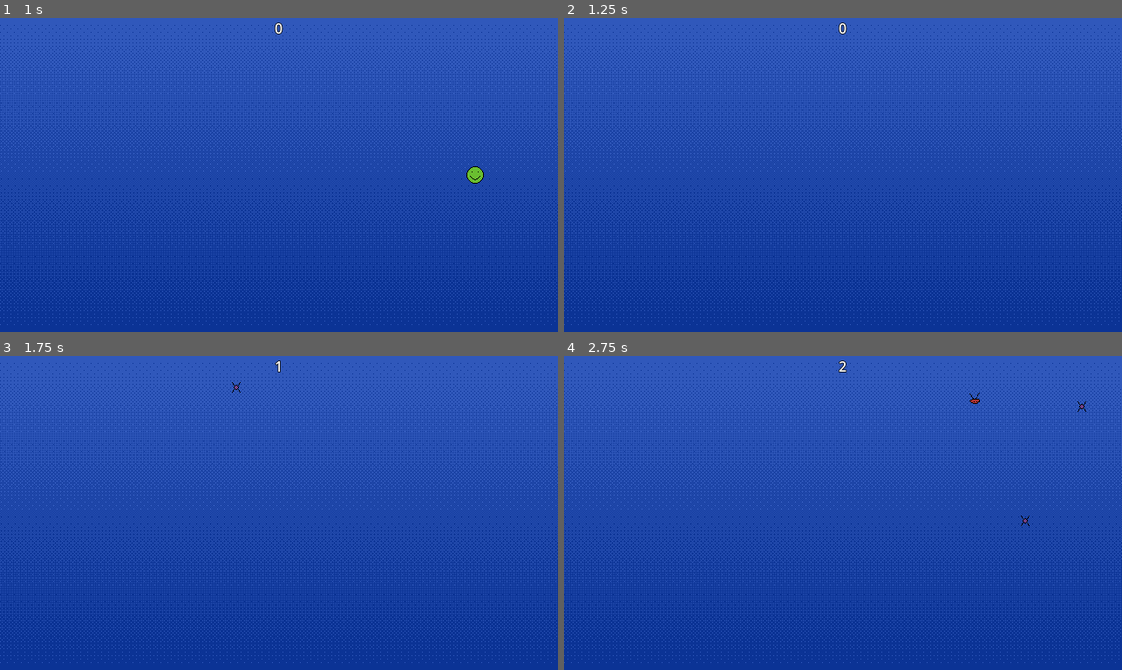
Above: before the commit, frames 1-4 (two rows, left to right).
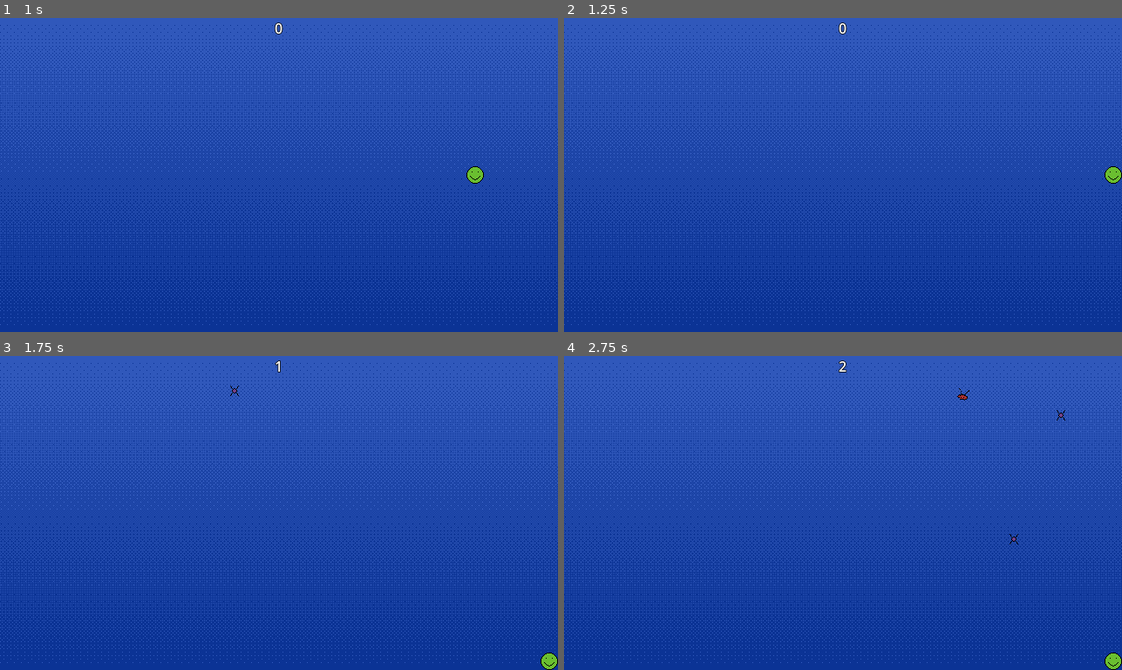
Above: after the commit, the same moments.

Repository: pres2300/ludum_dare_56
Game: Godot game, scene res://main.tscn
The game is run twice, just before and just after one commit, with the same random seed, the same clock (stepped at 60 frames per second) and the same inputs.
Inputs:
- Up to frame 1 (1 s): tap Enter (ui_accept) at 0.5, 0.77 s; hold Right (ui_right) from 0.53 s (still down)
- Up to frame 2 (1.25 s): keep holding Right (ui_right)
- Up to frame 3 (1.75 s): release Right (ui_right) at 1.28 s; hold Down (ui_down) from 1.28 s (still down); tap Enter (ui_accept) at 1.52 s
- Up to frame 4 (2.75 s): release Down (ui_down) at 2.03 s; hold Right (ui_right) from 2.03 s (still down)

Frame 1 is identical in both runs. In frame 2, 0.1% of the frame differs, in the area x 96-100%, y 47-53%; in frame 3, 0.2%; in frame 4, 0.3%, in the area x 70-100%, y 10-100%.

Commit message:
boundaries and difficulty ramp

Diff:
--- a/beings/enemy_base.tscn
+++ b/beings/enemy_base.tscn
@@ -3,6 +3,8 @@
 [ext_resource type="Script" path="res://beings/enemy_base.gd" id="1_hw37p"]
 
 [node name="enemy_base" type="Area2D"]
+collision_layer = 2
+collision_mask = 3
 script = ExtResource("1_hw37p")
 
 [node name="Sprite2D" type="Sprite2D" parent="."]
--- a/beings/enemy_path.gd
+++ b/beings/enemy_path.gd
@@ -1,8 +1,14 @@
 extends Path2D
 
 @export var move_ratio: float = 0.20
+@export var difficulty_modifier: int = 0 : set = set_difficulty_modifier
 
 @onready var path_follow: PathFollow2D = $PathFollow2D
+
+func set_difficulty_modifier(value: int) -> void:
+	difficulty_modifier = value
+	move_ratio = move_ratio + (float(difficulty_modifier)*0.05)
+	print(move_ratio)
 
 func create_path() -> void:
 	var points: PackedVector2Array = []
--- a/beings/enemy_path.tscn
+++ b/beings/enemy_path.tscn
@@ -14,3 +14,5 @@
 loop = false
 
 [node name="tiny_creature1" parent="PathFollow2D" instance=ExtResource("2_cblug")]
+collision_layer = 1
+collision_mask = 1
--- a/beings/player.gd
+++ b/beings/player.gd
@@ -56,4 +56,5 @@
 
 	var input_direction: Vector2 = get_input()
 	velocity = input_direction*move_speed
+	#move_and_collide(velocity*_delta)
 	move_and_slide()
--- a/beings/player.tscn
+++ b/beings/player.tscn
@@ -6,6 +6,7 @@
 [sub_resource type="CircleShape2D" id="CircleShape2D_jiibq"]
 
 [node name="Player" type="CharacterBody2D" groups=["Player"]]
+collision_mask = 3
 motion_mode = 1
 script = ExtResource("1_swsvb")
 
--- a/beings/tiny_creature_2.gd
+++ b/beings/tiny_creature_2.gd
@@ -1,8 +1,15 @@
 extends "res://beings/enemy_base.gd"
 
 @export var move_speed: int = 300
+@export var difficulty_modifier: int = 0 : set = set_difficulty_modifier
 
 var direction: Vector2 = Vector2(0,0)
+
+func set_difficulty_modifier(value: int) -> void:
+	difficulty_modifier = value
+	move_speed = move_speed + (difficulty_modifier*50)
+	print(move_speed)
+
 
 func _ready() -> void:
 	var target_point: Vector2 = get_tree().get_first_node_in_group("Player").global_position
--- a/beings/tiny_creature_2.tscn
+++ b/beings/tiny_creature_2.tscn
@@ -11,6 +11,7 @@
 [node name="tiny_creature_2" instance=ExtResource("1_63mqo")]
 script = ExtResource("2_r3ge4")
 move_speed = 300
+difficulty_modifier = 0
 
 [node name="Sprite2D" parent="." index="0"]
 texture = ExtResource("2_257rv")
--- a/main.gd
+++ b/main.gd
@@ -3,6 +3,8 @@
 @export var enemy1: PackedScene = null
 @export var enemy2: PackedScene = null
 @export var starting_spawn_time: float = 2.0
+@export var difficulty_modifier: int = 0
+@export var difficulty_interval: int = 10
 
 @onready var enemy1_timer: Timer = $Enemy1SpawnTimer
 @onready var enemy2_timer: Timer = $Enemy2SpawnTimer
@@ -49,13 +51,17 @@
 func _on_game_timer_timeout() -> void:
 	game_time += 1
 	hud.score.text = str(game_time)
+	if game_time % difficulty_interval == 0:
+		difficulty_modifier += 1
 
 func _on_enemy_1_spawn_timer_timeout() -> void:
 	var enemy_instance: Path2D = enemy1.instantiate()
 	enemy_instance.position = Vector2(randf_range(0.0, screensize.x), 0)
+	enemy_instance.difficulty_modifier = difficulty_modifier
 	add_child(enemy_instance)
 
 func _on_enemy_2_spawn_timer_timeout() -> void:
 	var enemy_instance: Area2D = enemy2.instantiate()
 	enemy_instance.position = Vector2(randf_range(0.0, screensize.x), 0)
+	enemy_instance.difficulty_modifier = difficulty_modifier
 	add_child(enemy_instance)
--- a/main.tscn
+++ b/main.tscn
@@ -6,6 +6,14 @@
 [ext_resource type="PackedScene" uid="uid://0dmx381jgmbm" path="res://beings/tiny_creature_2.tscn" id="3_p17bd"]
 [ext_resource type="PackedScene" uid="uid://b2q033821e0j7" path="res://beings/enemy_path.tscn" id="4_mgbd6"]
 [ext_resource type="Texture2D" uid="uid://c0oqr3p8ip1ic" path="res://art_assets/background.png" id="6_ucc4y"]
+
+[sub_resource type="WorldBoundaryShape2D" id="WorldBoundaryShape2D_x785j"]
+
+[sub_resource type="WorldBoundaryShape2D" id="WorldBoundaryShape2D_wy3i4"]
+
+[sub_resource type="WorldBoundaryShape2D" id="WorldBoundaryShape2D_u7ax4"]
+
+[sub_resource type="WorldBoundaryShape2D" id="WorldBoundaryShape2D_3ctcy"]
 
 [node name="Main" type="Node"]
 script = ExtResource("1_411yu")
@@ -29,6 +37,31 @@
 
 [node name="GameTimer" type="Timer" parent="."]
 
+[node name="Area2D" type="RigidBody2D" parent="."]
+position = Vector2(0, 360)
+
+[node name="CollisionShape2D" type="CollisionShape2D" parent="Area2D"]
+shape = SubResource("WorldBoundaryShape2D_x785j")
+
+[node name="Area2D2" type="RigidBody2D" parent="."]
+
+[node name="CollisionShape2D" type="CollisionShape2D" parent="Area2D2"]
+rotation = 1.5708
+shape = SubResource("WorldBoundaryShape2D_wy3i4")
+
+[node name="Area2D3" type="RigidBody2D" parent="."]
+
+[node name="CollisionShape2D" type="CollisionShape2D" parent="Area2D3"]
+rotation = -3.14159
+shape = SubResource("WorldBoundaryShape2D_u7ax4")
+
+[node name="Area2D4" type="RigidBody2D" parent="."]
+
+[node name="CollisionShape2D" type="CollisionShape2D" parent="Area2D4"]
+position = Vector2(640, 0)
+rotation = -1.5708
+shape = SubResource("WorldBoundaryShape2D_3ctcy")
+
 [connection signal="timeout" from="Enemy1SpawnTimer" to="." method="_on_enemy_1_spawn_timer_timeout"]
 [connection signal="timeout" from="Enemy2SpawnTimer" to="." method="_on_enemy_2_spawn_timer_timeout"]
 [connection signal="timeout" from="GameTimer" to="." method="_on_game_timer_timeout"]
--- a/project.godot
+++ b/project.godot
@@ -71,6 +71,10 @@
 ]
 }
 
+[physics]
+
+2d/default_gravity=0.0
+
 [rendering]
 
 textures/canvas_textures/default_texture_filter=0
Not shown: 1 places in main.tscn that only renumber resources
